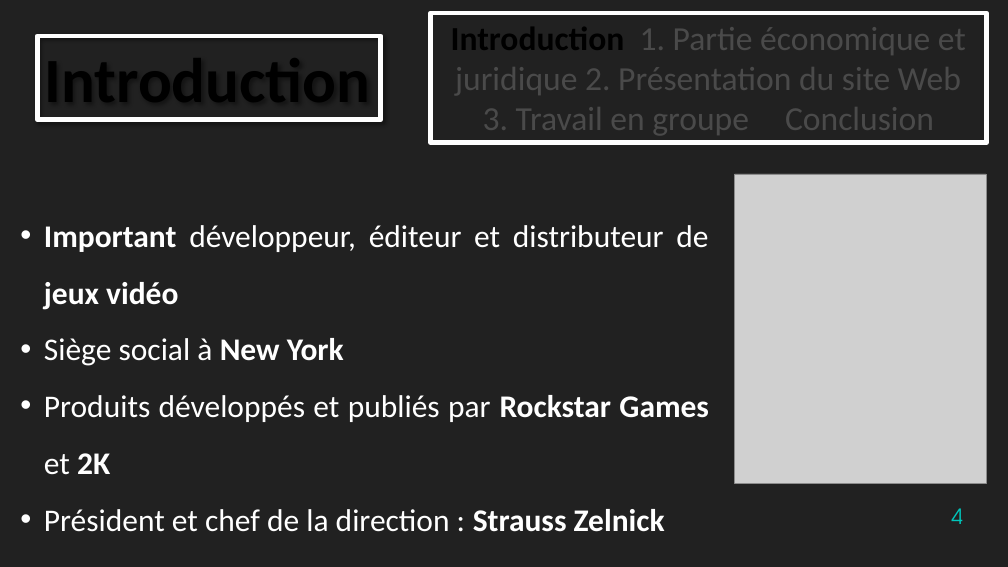
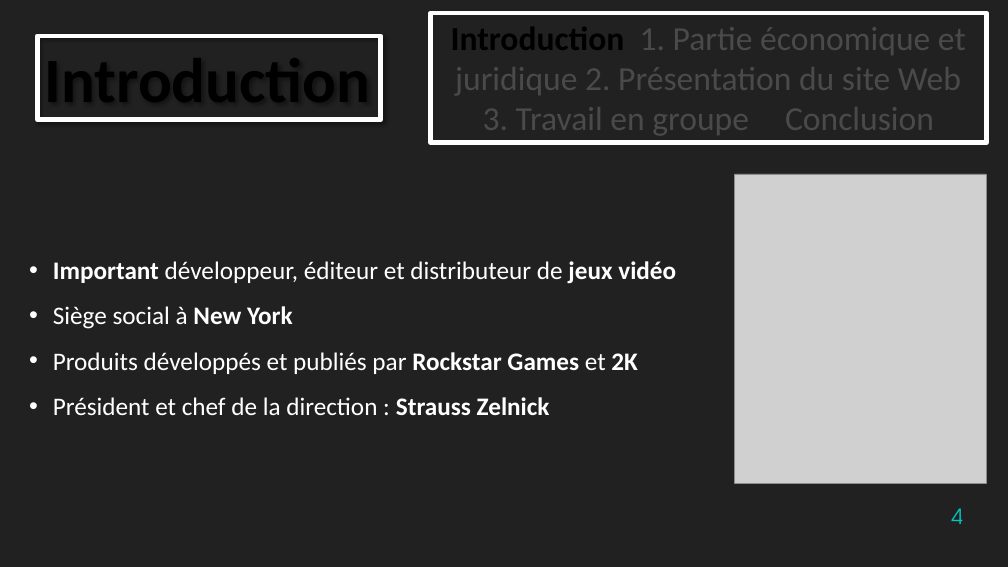
Before and after one commit to TheStaticTurtle/IUT_Website_TTI, a slide deck: slide 4 of Documents/Soutenance.pptx. Drawn at 1008x567 pixels with LibreOffice and Linux fonts; fonts in the diff are those of the drawing; grey boxes stand for pictures; background and template pictures are left out. Boxes give left, top, right and bottom in pixels: in the first picture for what was removed or moved away, otherwise in the second. Text is boxed around its words. In the diff, an @@ line names an element or a change of style, - is before the commit and + after.

```diff
--- a/Documents/Soutenance.pptx
+++ b/Documents/Soutenance.pptx
@@ text "Important développeur, éditeur et distributeur ..." moved from (x1=44, y1=225, x2=709, y2=532) to (x1=53, y1=261, x2=676, y2=415) @@
@@ text "Important développeur, éditeur et distributeur ..." at (x1=53, y1=261, x2=676, y2=415): size 30 to 24 pt @@
```
Also in this commit, not shown: 10 other slides changed, 1 slide added.
